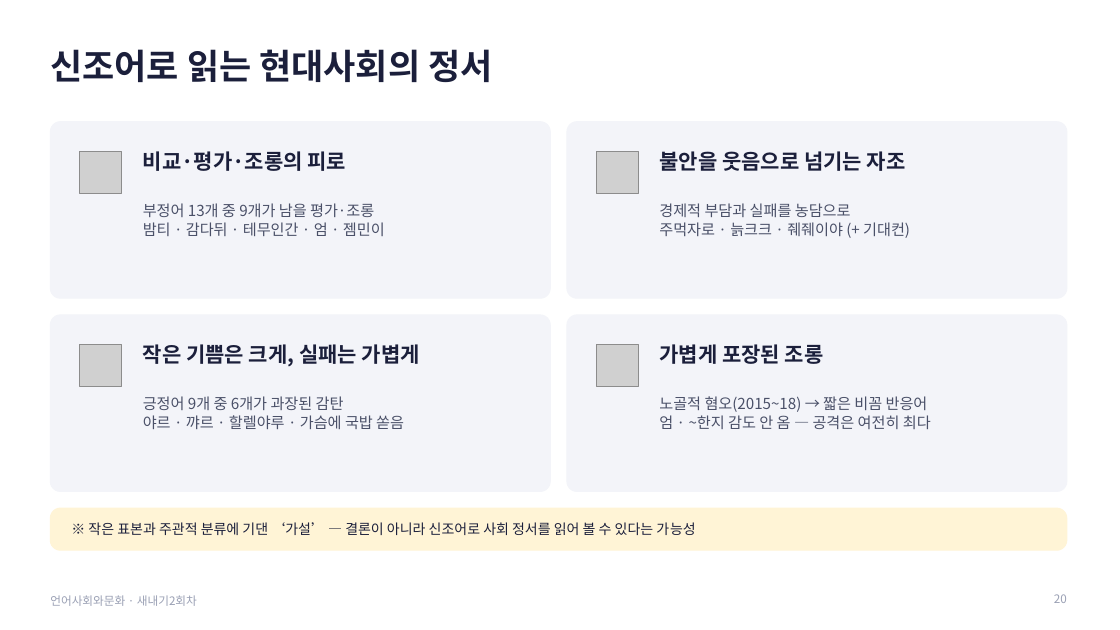
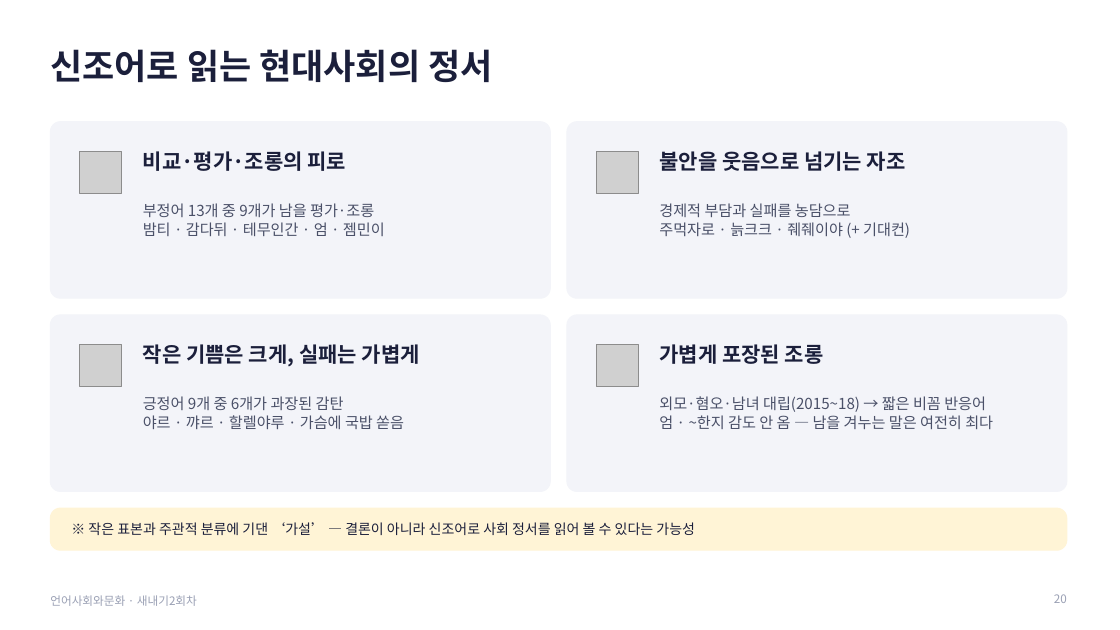
Before and after one commit to junseok7-cpu/hello, a slide deck: slide 20 of report/언어사회와문화_발표_새내기2회차.pptx. Drawn at 1120x630 pixels with LibreOffice and Linux fonts; fonts in the diff are those of the drawing; grey boxes stand for pictures. Boxes give left, top, right and bottom in pixels: in the first picture for what was removed or moved away, otherwise in the second. Text is boxed around its words. In the diff, an @@ line names an element or a change of style, - is before the commit and + after.

```diff
--- a/report/언어사회와문화_발표_새내기2회차.pptx
+++ b/report/언어사회와문화_발표_새내기2회차.pptx
@@ text at <box>659,396,993,429</box>: text changed @@
-노골적 혐오(2015~18) → 짧은 비꼼 반응어
-엄 · ~한지 감도 안 옴 — 공격은 여전히 최다
+외모·혐오·남녀 대립(2015~18) → 짧은 비꼼 반응어
+엄 · ~한지 감도 안 옴 — 남을 겨누는 말은 여전히 최다
```
Also in this commit, not shown: 2 other slides changed, 2 other files.
